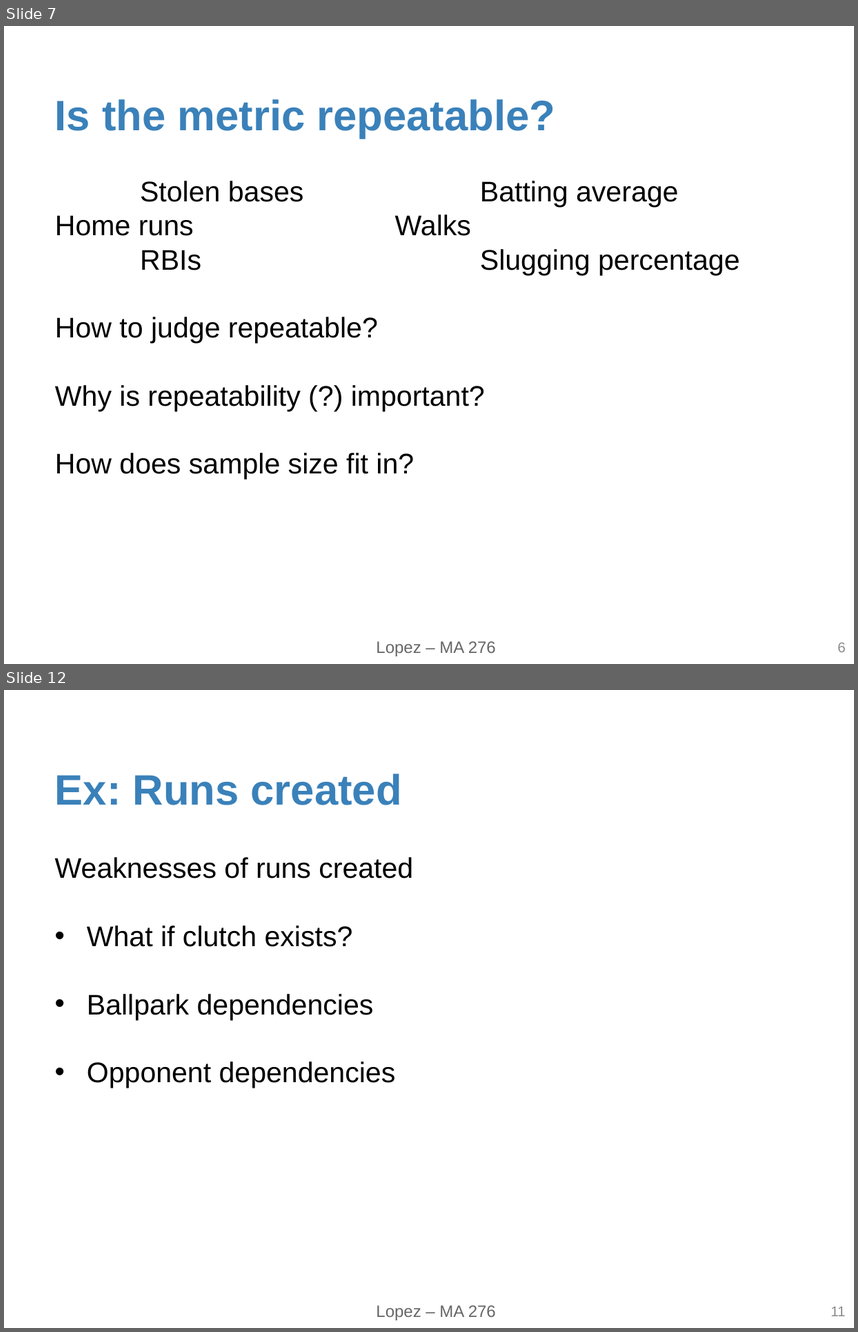
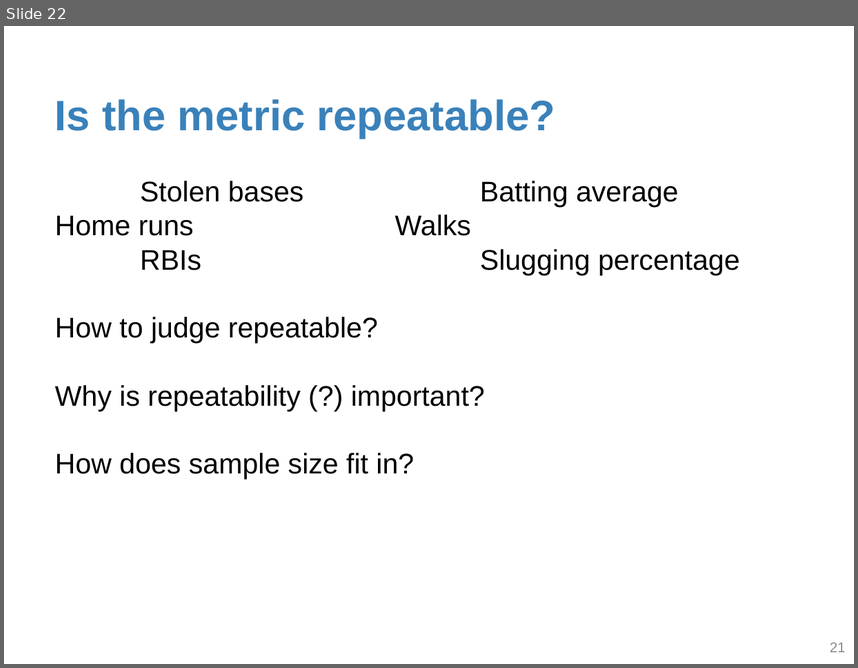
Before and after one commit to statsbylopez/FYE_18, a slide deck: Notes/lecture2.pptx. Shown one above the other, each under a label of ours: slides 7 and 12 before the commit, slide 22 after it; the slides between them are not shown. The pictures are 858x1332 and 858x668 pixels, drawn with LibreOffice and Linux fonts; fonts in the diff are those of the drawing. Boxes give left, top, right and bottom in pixels: in the first picture for what was removed or moved away, otherwise in the second. Text is boxed around its words. In the diff, an @@ line names an element or a change of style, - is before the commit and + after.

```diff
--- a/Notes/lecture2.pptx
+++ b/Notes/lecture2.pptx
@@ slide 12 removed at (4, 690, 854, 1328), background #FFFFFF; not listed: 1 template element that a slide beside it also shows @@
@@ title removed at (55, 773, 402, 805) @@
-Ex: Runs created
@@ text removed at (55, 857, 413, 1087) @@
-Weaknesses of runs created
-• What if clutch exists?
-• Ballpark dependencies
-• Opponent dependencies
@@ page number removed at (831, 1306, 845, 1316) @@
-11
@@ what was slide 7 is now slide 22 @@
@@ slide 22 changed as well @@
@@ text removed at (376, 641, 496, 656) @@
-Lopez – MA 276
@@ page number at (830, 642, 846, 652): text changed @@
-6
+21
```
Also in this commit, not shown: 6 other slides changed, 17 slides added, 17 other slides removed.
